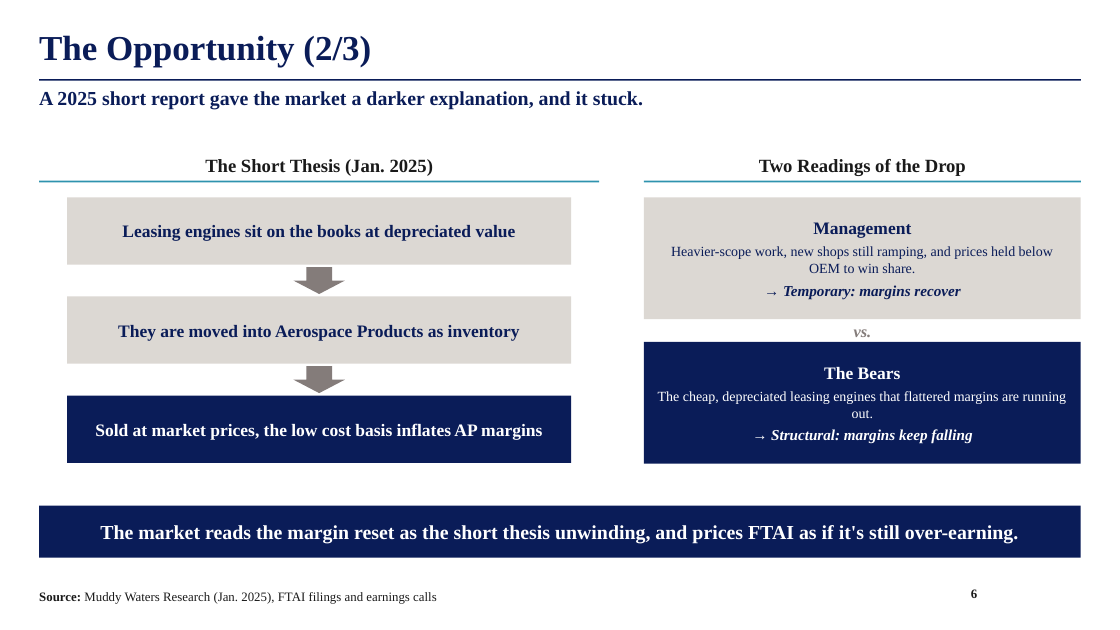
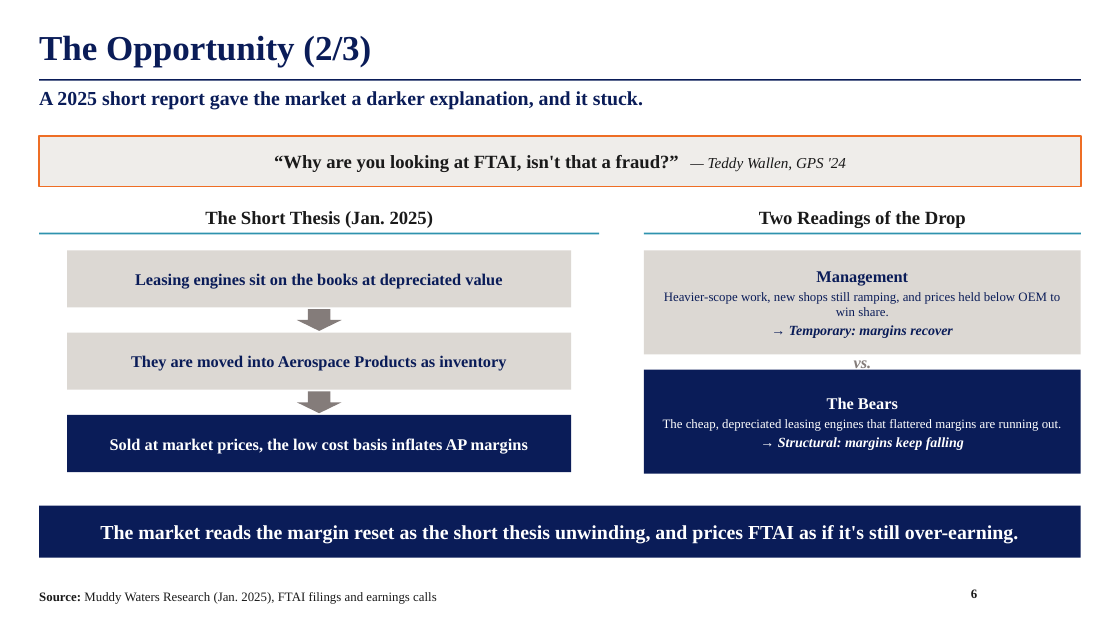
Before and after one commit to maxlsmls-dot/SPOT, a slide deck: slide 6 of deck/FTAI_Long_Pitch.pptx. Drawn at 1120x630 pixels with LibreOffice and Linux fonts; fonts in the diff are those of the drawing; background and template pictures are left out. Boxes give left, top, right and bottom in pixels: in the first picture for what was removed or moved away, otherwise in the second. Text is boxed around its words. In the diff, an @@ line names an element or a change of style, - is before the commit and + after.

```diff
--- a/deck/FTAI_Long_Pitch.pptx
+++ b/deck/FTAI_Long_Pitch.pptx
@@ rectangle added at (39,136,1081,187), fill #EFEDEA, outline #EE6E25 1.5 pt, 16 pt, text #1A1A1A, bold @@
+“Why are you looking at FTAI, isn't that a fraud?” — Teddy Wallen, GPS '24
@@ text "The Short Thesis (Jan. 2025)": place and size @@
-text "The Short Thesis (Jan. 2025)" at (205,159,433,176)
+text "The Short Thesis (Jan. 2025)" at (205,211,433,228)
@@ text "Two Readings of the Drop": place and size @@
-text "Two Readings of the Drop" at (759,159,966,176)
+text "Two Readings of the Drop" at (759,211,966,228)
@@ line moved from (39, 181) - (599, 181) to (39, 234) - (599, 234) @@
@@ line moved from (644, 181) - (1081, 181) to (644, 234) - (1081, 234) @@
@@ size 15 to 14 pt in 3 elements at (67,415,571,472), (67,333,571,390), (67,250,571,308) @@
@@ rectangle "Leasing engines sit on the ...": place and size @@
-rectangle "Leasing engines sit on the ..." at (67,197,571,265)
+rectangle "Leasing engines sit on the ..." at (67,250,571,308)
@@ rectangle "Management": place and size @@
-rectangle "Management" at (644,197,1081,319)
+rectangle "Management" at (644,250,1081,355)
@@ rectangle "Management" at (644,250,1081,355): size 15 to 14 pt in "Management"; size 12 to 11 pt in "Heavier-scope work, new shops still ramping, and ..."; size 13 to 12 pt in "→ Temporary: margins recover"; less space between paragraphs @@
@@ down arrow: place and size @@
-down arrow at (293,267,344,294)
+down arrow at (297,309,341,331)
@@ rectangle "They are moved into Aerospace ...": place and size @@
-rectangle "They are moved into Aerospace ..." at (67,297,571,364)
+rectangle "They are moved into Aerospace ..." at (67,333,571,390)
@@ text "vs." rewrapped from (854,329,872,337) to (854,360,872,372) @@
@@ rectangle "The Bears": place and size @@
-rectangle "The Bears" at (644,342,1081,464)
+rectangle "The Bears" at (644,370,1081,474)
@@ rectangle "The Bears" at (644,370,1081,474): size 15 to 14 pt in "The Bears"; size 12 to 11 pt in "The cheap, depreciated leasing engines that flattered ..."; size 13 to 12 pt in "→ Structural: margins keep falling"; less space between paragraphs @@
@@ rectangle "Sold at market prices, the ...": place and size @@
-rectangle "Sold at market prices, the ..." at (67,396,571,463)
+rectangle "Sold at market prices, the ..." at (67,415,571,472)
@@ down arrow: place and size @@
-down arrow at (293,366,344,393)
+down arrow at (297,392,341,413)
```
Also in this commit, not shown: 1 other file.
